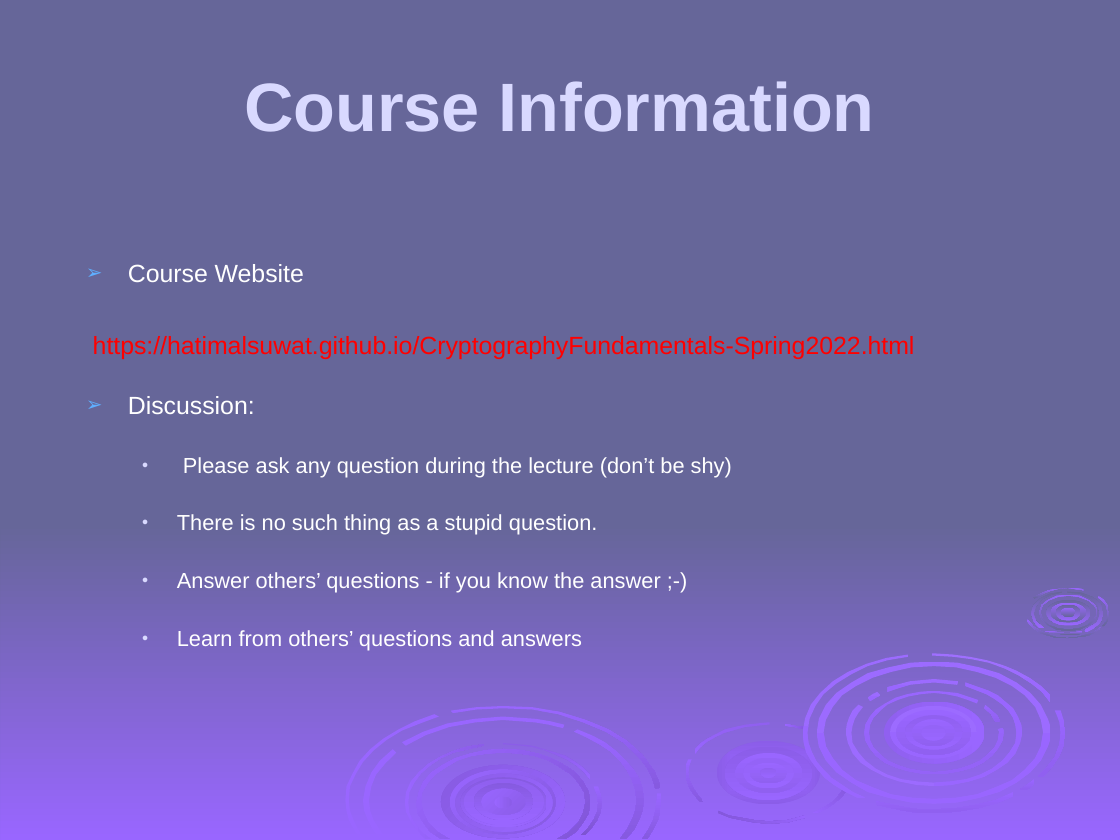
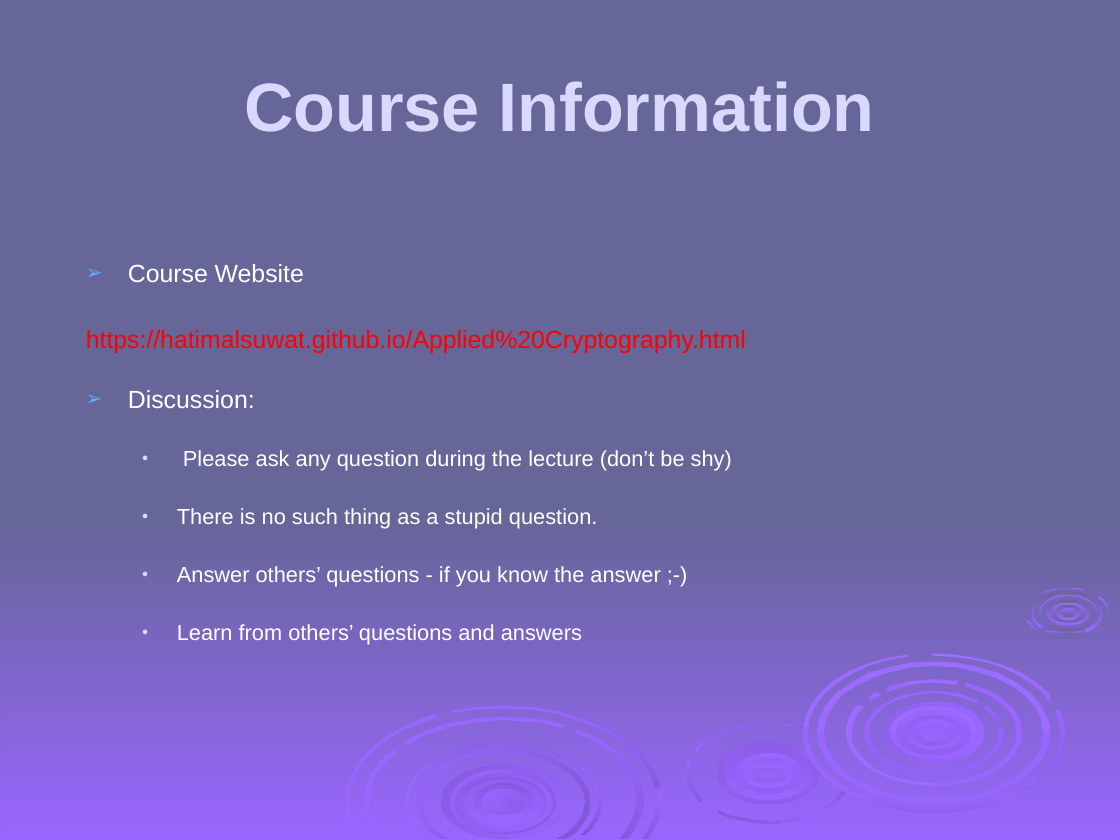
Before and after one commit to HatimAlsuwat/HatimAlsuwat.github.io, a slide deck: slide 3 of Applied Cryptography/ch01.ppt. Drawn at 1120x840 pixels with LibreOffice and Linux fonts; fonts in the diff are those of the drawing; background and template pictures are left out. Boxes give left, top, right and bottom in pixels: in the first picture for what was removed or moved away, otherwise in the second. Text is boxed around its words. In the diff, an @@ line names an element or a change of style, - is before the commit and + after.

```diff
--- a/Applied Cryptography/ch01.ppt
+++ b/Applied Cryptography/ch01.ppt
@@ text at (86, 330, 746, 353): text changed @@
-https://hatimalsuwat.github.io/CryptographyFundamentals-Spring2022.html
+https://hatimalsuwat.github.io/Applied%20Cryptography.html
```
Also in this commit, not shown: 5 other slides changed, 1 slide removed, 1 other file.
